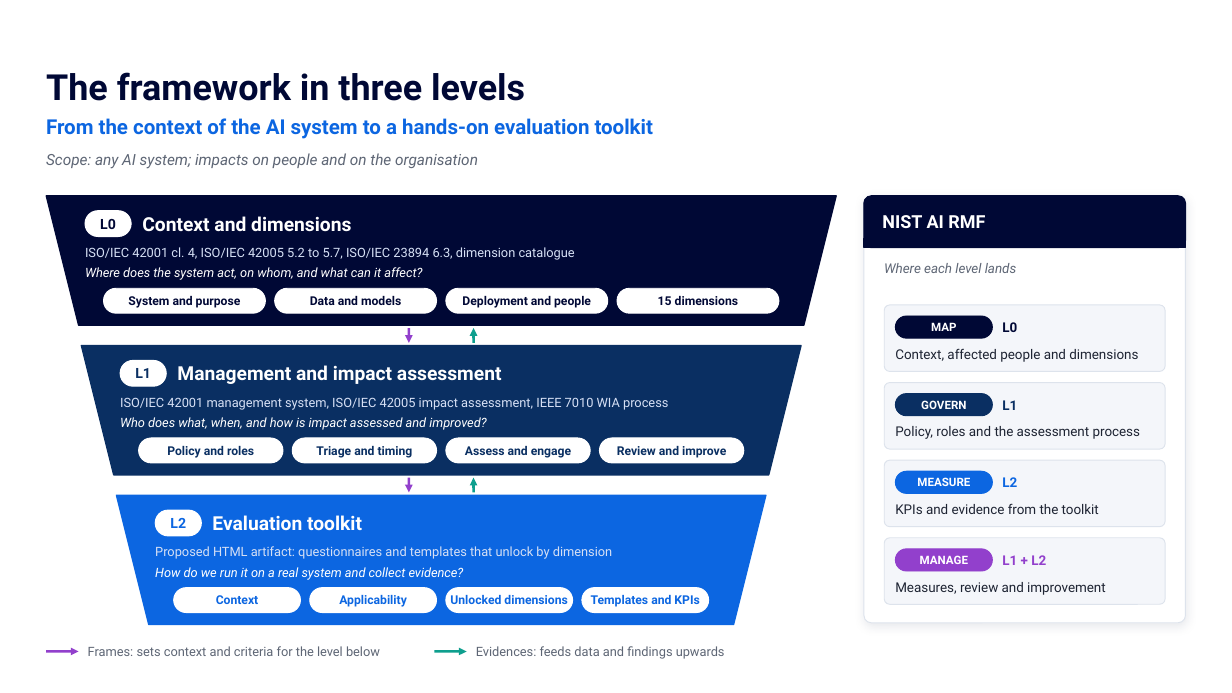
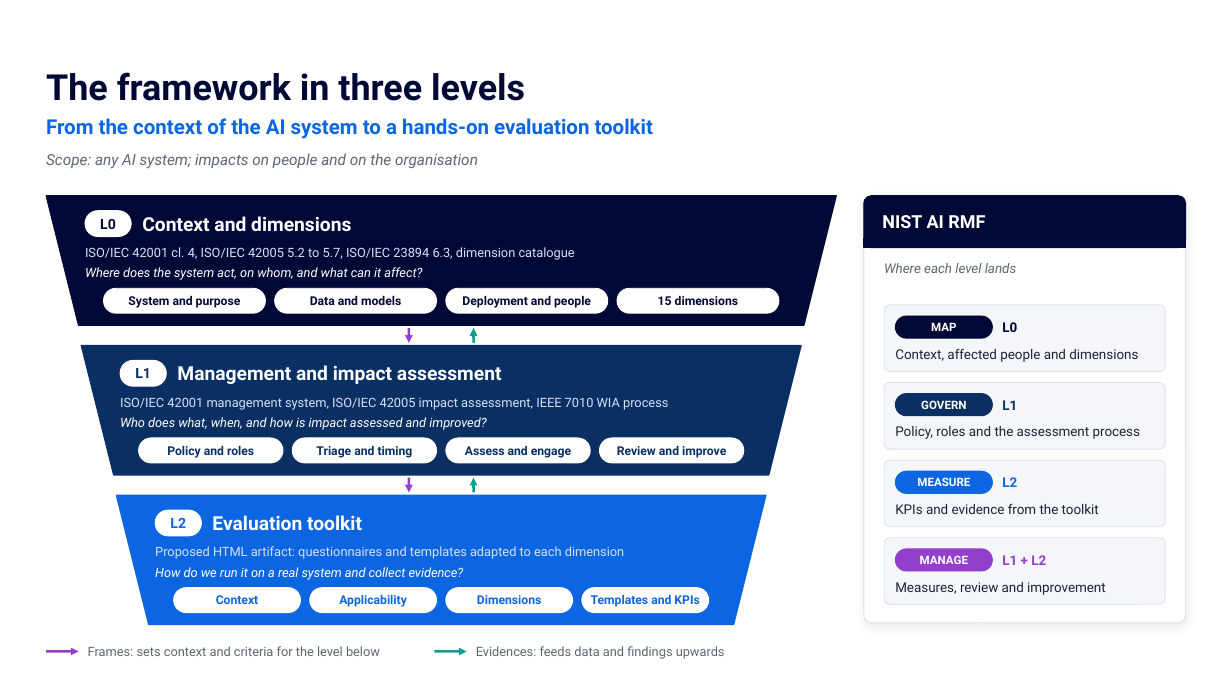
Before and after one commit to Jorge2k1/DTeTect, a slide deck: slide 2 of temp/FRAMEWORK IMPACT ASSESSMENT.pptx. Drawn at 1232x693 pixels with LibreOffice and Linux fonts; fonts in the diff are those of the drawing; background and template pictures are left out. Boxes give left, top, right and bottom in pixels: in the first picture for what was removed or moved away, otherwise in the second. Text is boxed around its words. In the diff, an @@ line names an element or a change of style, - is before the commit and + after.

```diff
--- a/temp/FRAMEWORK IMPACT ASSESSMENT.pptx
+++ b/temp/FRAMEWORK IMPACT ASSESSMENT.pptx
@@ text at (x1=155, y1=546, x2=624, y2=559): text changed @@
-Proposed HTML artifact: questionnaires and templates that unlock by dimension
+Proposed HTML artifact: questionnaires and templates adapted to each dimension
@@ text at (x1=477, y1=595, x2=541, y2=604): text changed @@
-Unlocked dimensions
+Dimensions
```
Also in this commit, not shown: 17 other slides changed.
